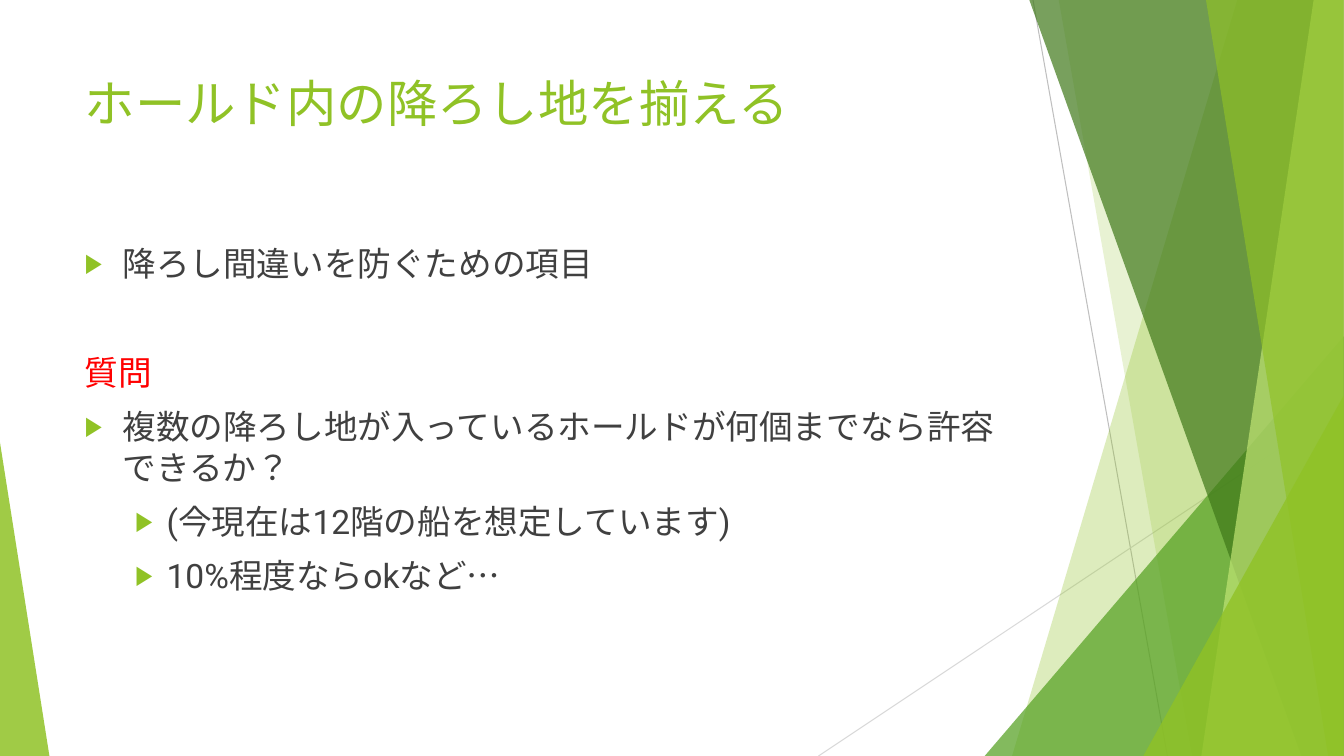
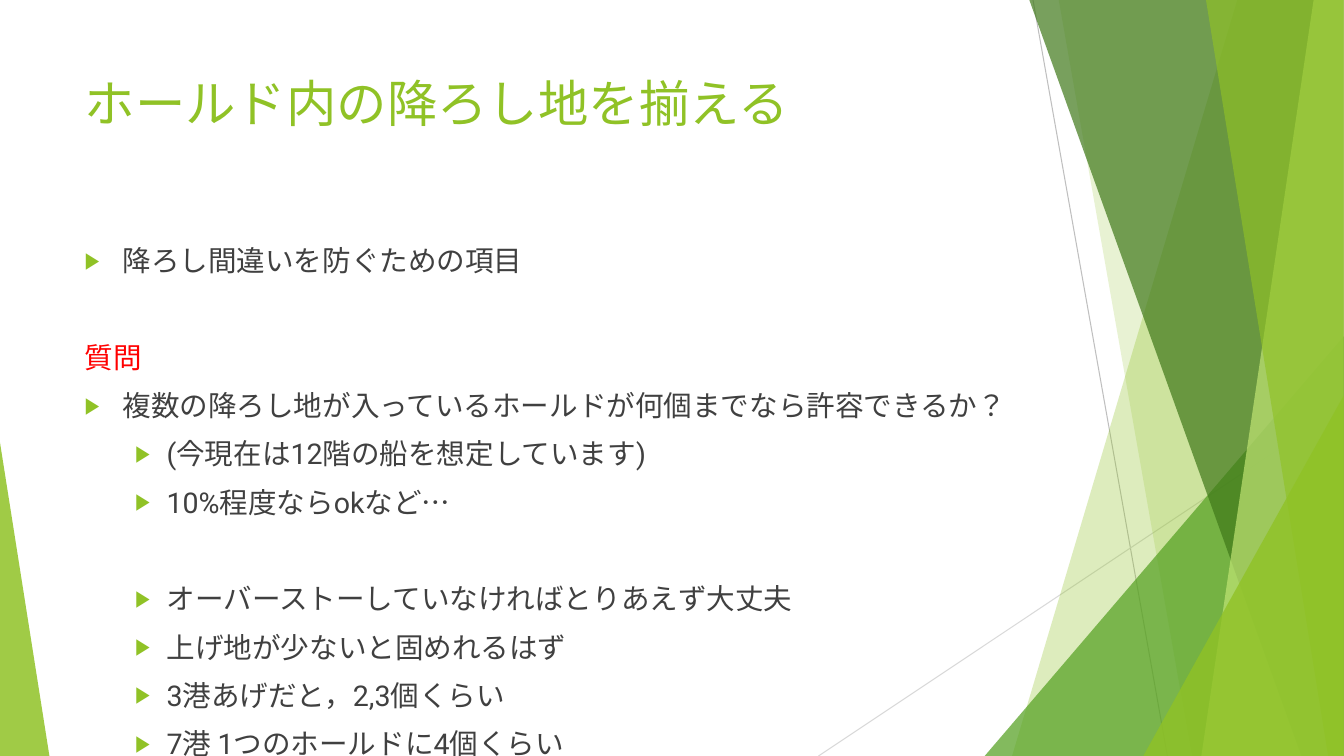
Before and after one commit to r-kurosu/kline_new, a slide deck: slide 8 of 評価項目ヒアリング.pptx. Drawn at 1344x756 pixels with LibreOffice and Linux fonts; fonts in the diff are those of the drawing. Boxes give left, top, right and bottom in pixels: in the first picture for what was removed or moved away, otherwise in the second. Text is boxed around its words. In the diff, an @@ line names an element or a change of style, - is before the commit and + after.

```diff
--- a/評価項目ヒアリング.pptx
+++ b/評価項目ヒアリング.pptx
@@ text at (85,247,1006,516): size 24 to 20.4 pt in "降ろし間違いを防ぐための項目", "質問", "複数の降ろし地が入っているホールドが何個までなら許容できるか？", "(今現在は12階の船を想定しています)" and 1 more places @@
@@ text at (167,585,793,710): paragraphs added @@
+  ▶ オーバーストーしていなければとりあえず大丈夫
+  ▶ 上げ地が少ないと固めれるはず
+  ▶ 3港あげだと，2,3個くらい
+  ▶ 7港 1つのホールドに4個くらい
```
Also in this commit, not shown: 5 other slides changed.
